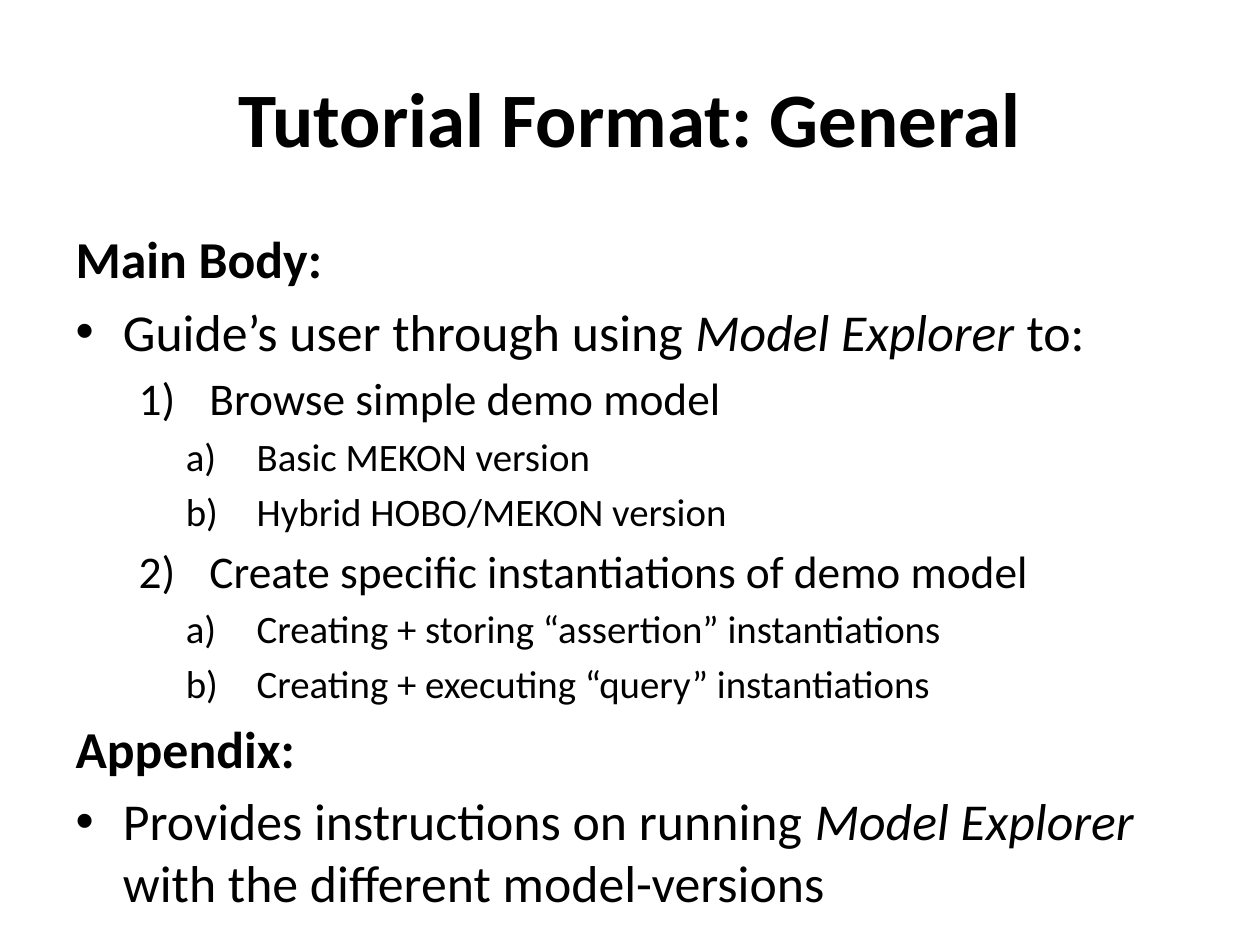
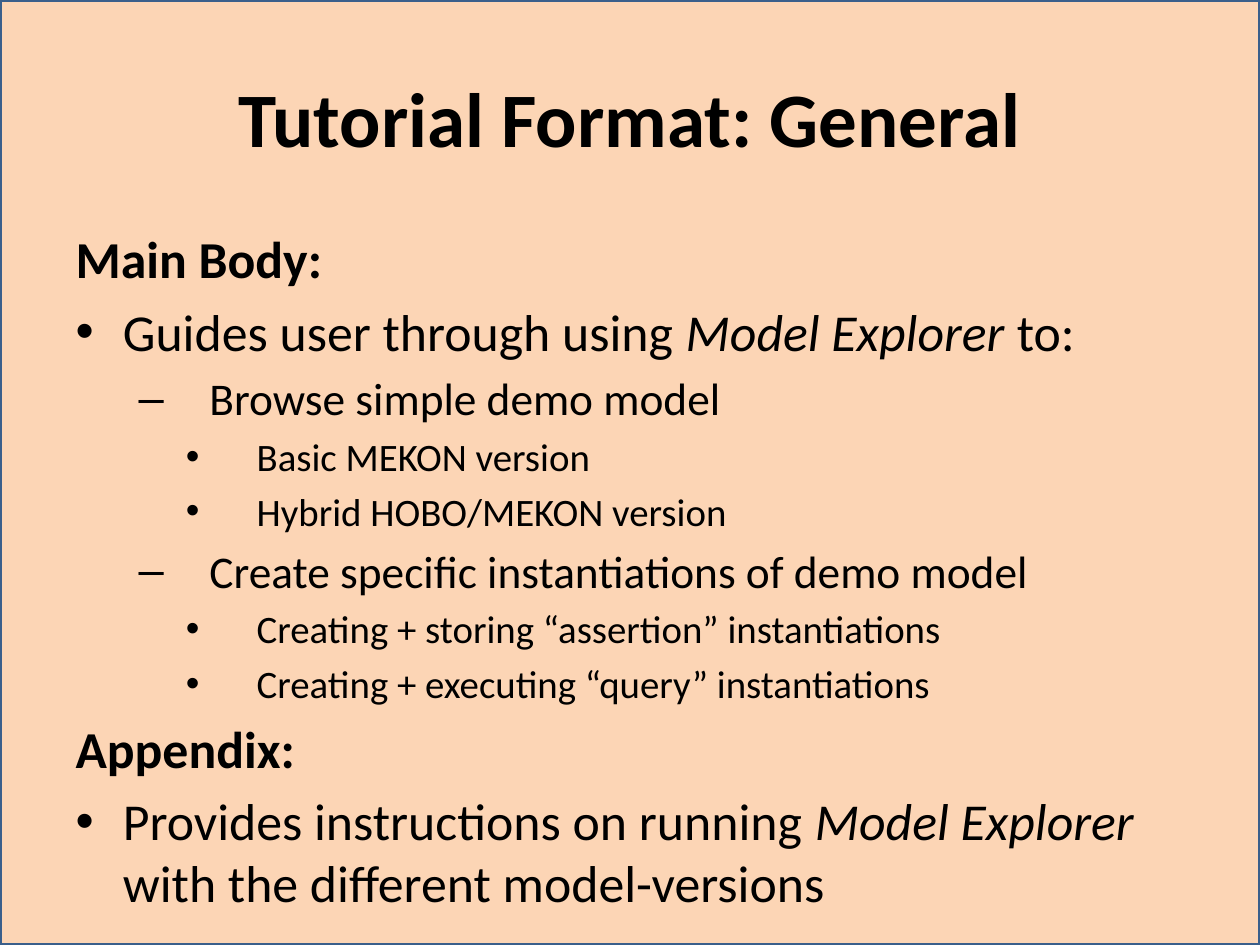
Before and after one commit to colin-puleston/mekon-hobo, a slide deck: slide 5 of docs/MEKON-HOBO Introductory Tutorial.pptx. Drawn at 1260x945 pixels with LibreOffice and Linux fonts; fonts in the diff are those of the drawing. Boxes give left, top, right and bottom in pixels: in the first picture for what was removed or moved away, otherwise in the second. Text is boxed around its words. In the diff, an @@ line names an element or a change of style, - is before the commit and + after.

```diff
--- a/docs/MEKON-HOBO Introductory Tutorial.pptx
+++ b/docs/MEKON-HOBO Introductory Tutorial.pptx
@@ rectangle added at [0,0,1260,945], fill #FCD5B5, outline #3A5F8C 2 pt @@
@@ text at [123,315,1075,360]: text changed @@
-• Guide’s user through using Model Explorer to:
+• Guides user through using Model Explorer to:
@@ text at [209,383,1028,705]: bullet 1) to –; bullet a) to • @@
```
Also in this commit, not shown: 28 other slides changed, 1 slide added.
